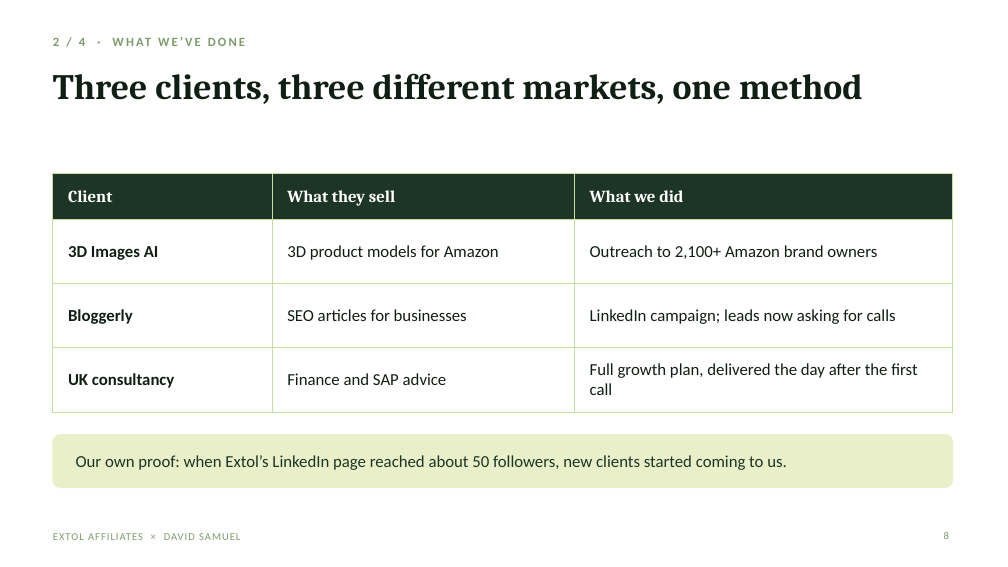
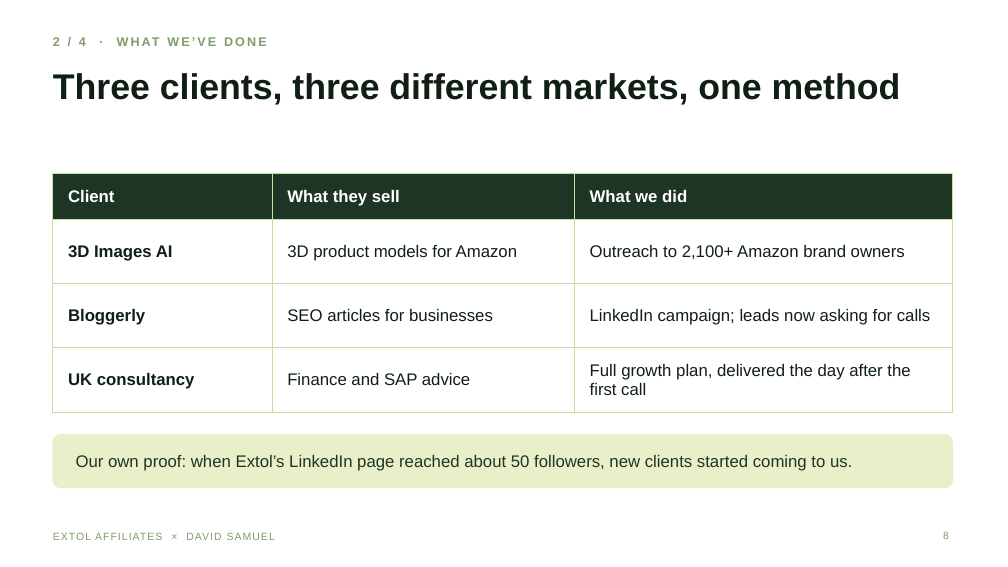
Before and after one commit to extolaffiliates/sales, a slide deck: slide 8 of decks/david-samuel/Extol-x-David-Samuel-Advisory-Briefing.pptx. Drawn at 1008x567 pixels with LibreOffice and Linux fonts; fonts in the diff are those of the drawing. Boxes give left, top, right and bottom in pixels: in the first picture for what was removed or moved away, otherwise in the second. Text is boxed around its words. In the diff, an @@ line names an element or a change of style, - is before the commit and + after.

```diff
--- a/decks/david-samuel/Extol-x-David-Samuel-Advisory-Briefing.pptx
+++ b/decks/david-samuel/Extol-x-David-Samuel-Advisory-Briefing.pptx
@@ title "Three clients, three different markets, ..." at [53,73,901,105]: font Cambria to Arial @@
@@ table at [53,174,953,399] @@
@@ font Cambria to Arial in "Client", "What they sell", "What we did" @@
@@ font Calibri to Arial in "3D Images AI", "3D product models for Amazon", "Outreach to 2,100+ Amazon brand owners", "Bloggerly" and 5 more places @@
@@ font Calibri to Arial in 3 elements at [53,37,86,46], [76,455,852,471], [53,532,275,540] @@
```
Also in this commit, not shown: 20 other slides changed, 1 other file.
